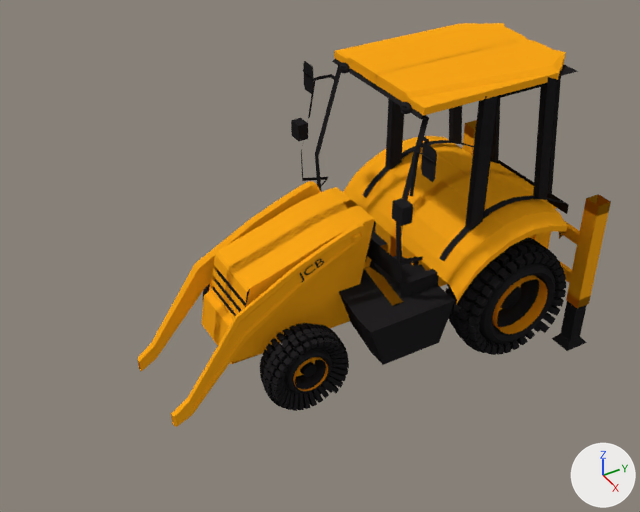
One commit to the Blender file Models/Vehicles/Land/BackHoeLoader/JCBMidiCXBackhoeLoader2014.blend: the scene before it, then after it.
Before and after are seen from a camera (50 mm lens) standing at (19.83, -14.29, 14.75) and looking at (0.08, -2.86, -0.9). Every picture has the same lights, and +X, +Y and +Z are marked at lower right.

Objects in the first picture: 'Body', 'CabFrame', 'CabRoofTop', 'LeftBackTire', 'LeftFrontTire', 'SwingFrame', 'leftBackRim', 'leftStabilizerLeg', 'loaderLiftArm'.
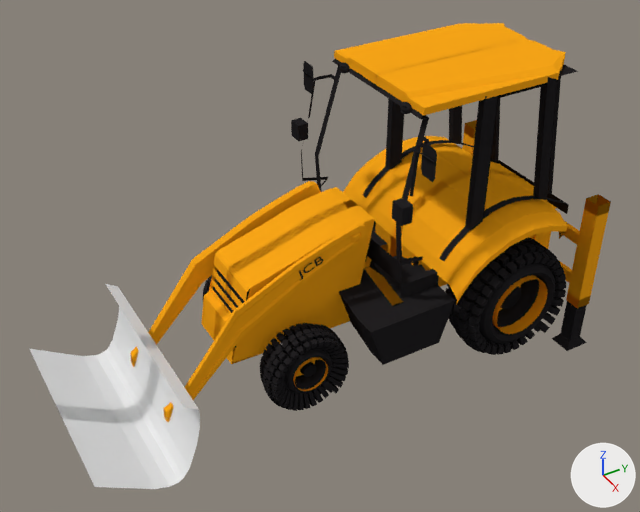
Changed parts and their boxes (x1, y1, x2, y2) in the pictures (640 x 512 px):
'LoaderBucket', added: after (30, 284, 200, 489)
'loaderLiftArm', turned: before (137, 181, 367, 427); after (131, 181, 367, 422)
'JCB', turned: before (300, 259, 324, 283); after (299, 257, 323, 280)

Patch to the scene script:
```diff
--- a/Models/Vehicles/Land/BackHoeLoader/JCBMidiCXBackhoeLoader2014.blend.py
+++ b/Models/Vehicles/Land/BackHoeLoader/JCBMidiCXBackhoeLoader2014.blend.py
@@ me_plane_004 @@
+me_plane_004.from_pydata(...)  # 36 vertices, 22 faces; spans x -1.0..9.67, y -7.09..4.03, z -2.75..0.0
@@ ob_loaderliftarm @@
 ob_loaderliftarm.location = (-0.0428, -2.194, 0.454)
+ob_loaderliftarm.rotation_euler = (-0.0463, 0.0, 0.0)  # degrees (-2.7, 0, 0)
 ob_loaderliftarm.scale = (-0.173, 0.149, 1.06)
@@ ob_loaderbucket @@
+ob_loaderbucket = bpy.data.objects.new('LoaderBucket', me_plane_004)
+ob_loaderbucket.location = (-0.04, -8.61, -2.03)
+ob_loaderbucket.rotation_euler = (-0.57, 0.0, 0.0)  # degrees (-33, 0, 0)
+ob_loaderbucket.scale = (0.333, 0.235, 1.0)
+_m = ob_loaderbucket.modifiers.new('Mirror', 'MIRROR')
```
